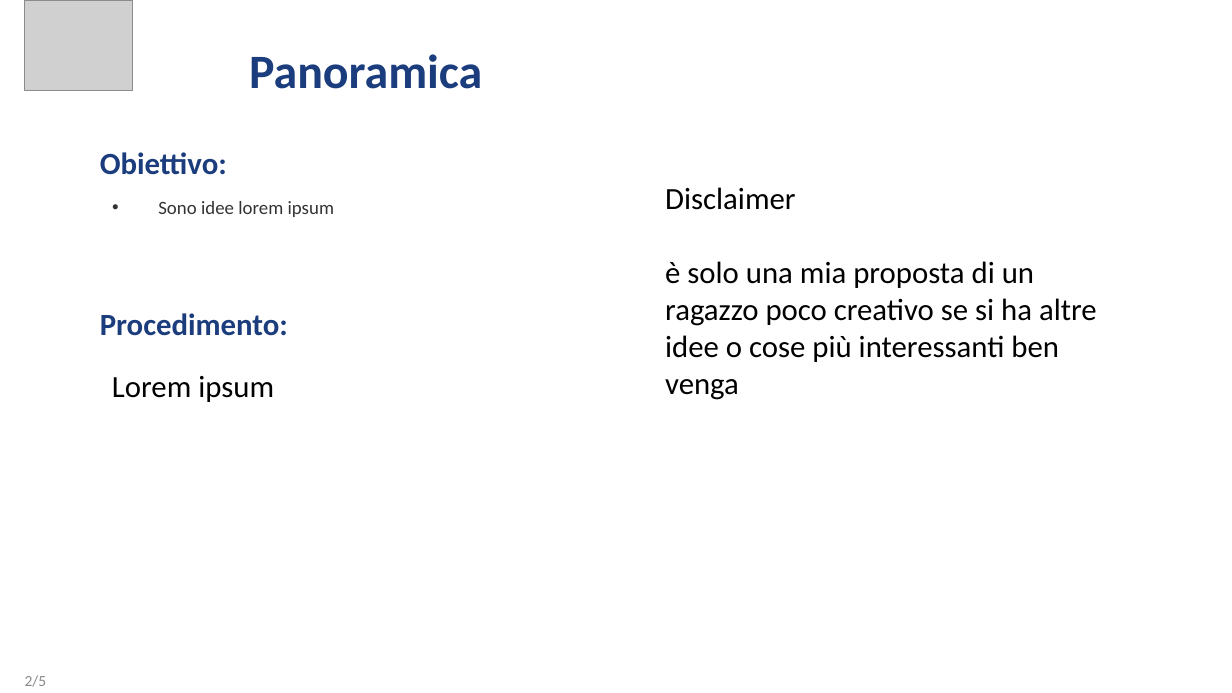
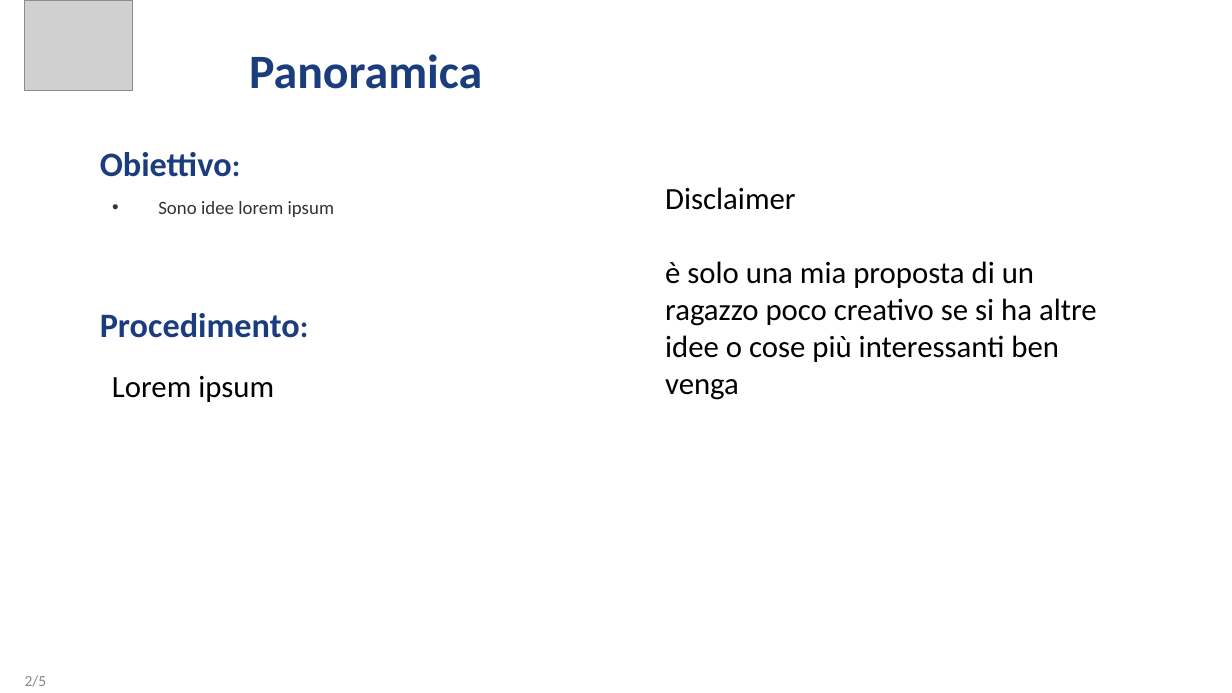
Before and after one commit to Eros-Pinzani/Statistical-Learning, a slide deck: slide 2 of Homework1/Presentazione_da_terminare.pptx. Drawn at 1232x693 pixels with LibreOffice and Linux fonts; fonts in the diff are those of the drawing; grey boxes stand for pictures. Boxes give left, top, right and bottom in pixels: in the first picture for what was removed or moved away, otherwise in the second. Text is boxed around its words. In the diff, an @@ line names an element or a change of style, - is before the commit and + after.

```diff
--- a/Homework1/Presentazione_da_terminare.pptx
+++ b/Homework1/Presentazione_da_terminare.pptx
@@ text "Obiettivo:" at [100,152,232,177]: size 18 to 20 pt @@
@@ text "Procedimento:" at [100,313,300,338]: size 18 to 20 pt @@
```
Also in this commit, not shown: 2 other slides changed.
